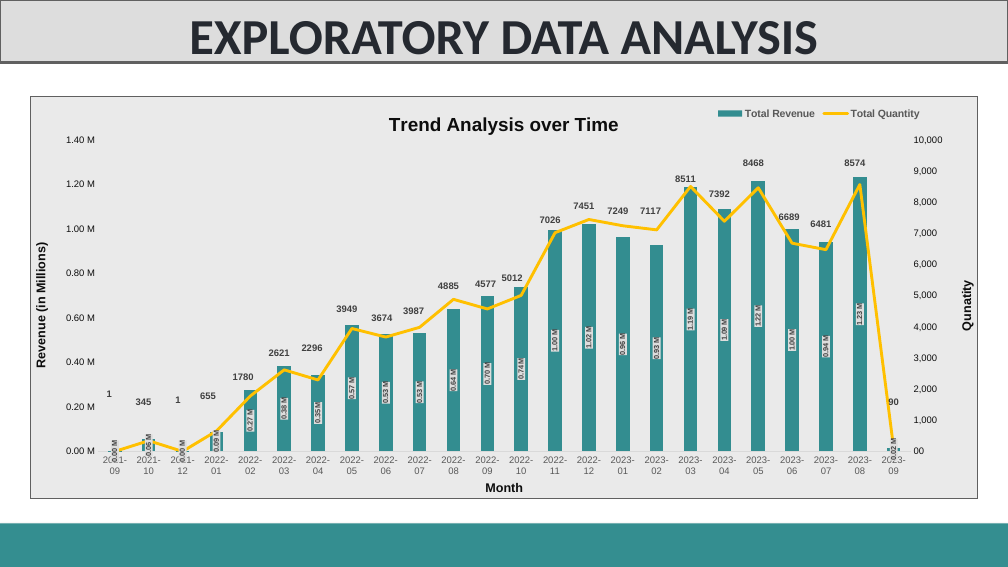
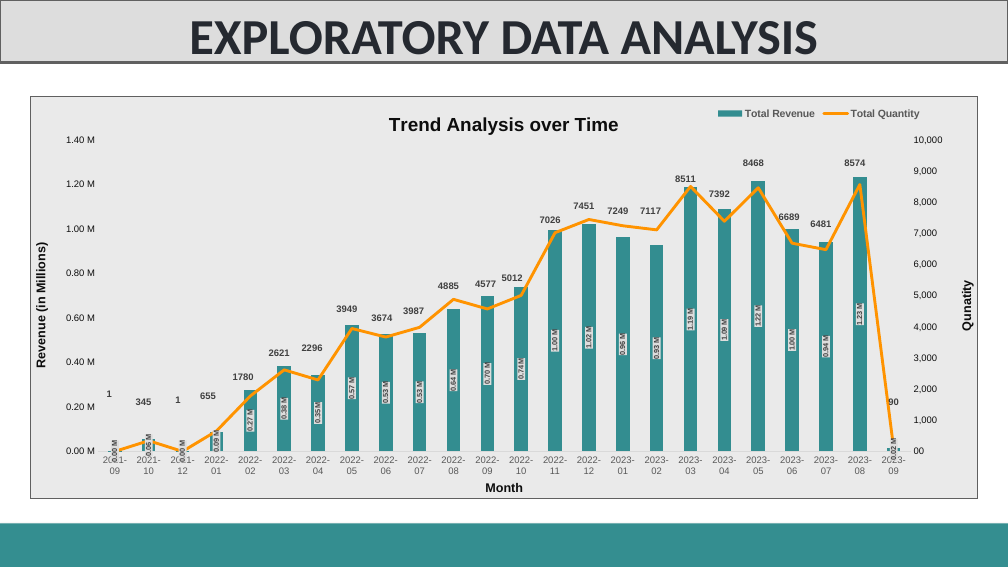
Before and after one commit to Dipesh-Ydv/Retail-Store-Data-Analysis, a slide deck: slide 54 of Retail Analysis Presentation.pptx. Drawn at 1008x567 pixels with LibreOffice and Linux fonts; fonts in the diff are those of the drawing. Boxes give left, top, right and bottom in pixels: in the first picture for what was removed or moved away, otherwise in the second. Text is boxed around its words. In the diff, an @@ line names an element or a change of style, - is before the commit and + after.

```diff
--- a/Retail Analysis Presentation.pptx
+++ b/Retail Analysis Presentation.pptx
@@ column chart at (30,96,978,499) @@
@@ colour of Total Quantity #FFC000 to #FF9300 @@
```
Also in this commit, not shown: 5 other slides changed, 3 slides added, 1 slide removed, 1 other file.
